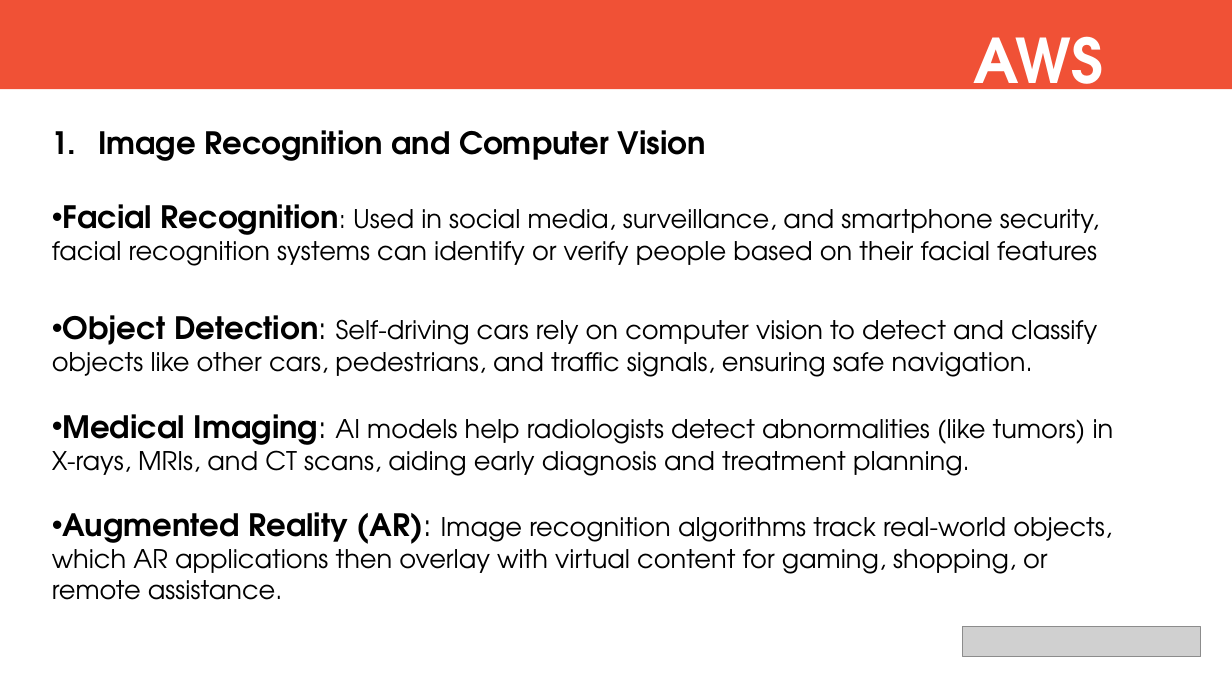
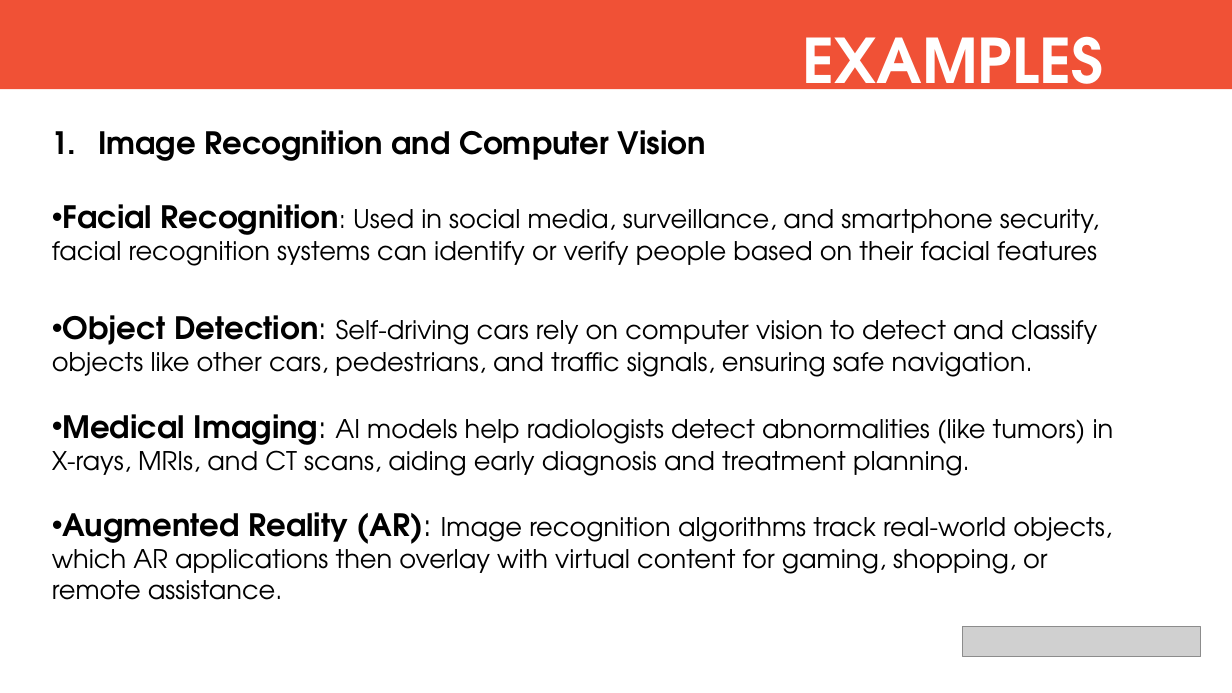
Before and after one commit to prabhaadevi123/IT-FACEPREP, a slide deck: slide 4 of MACHINE LEARNING PPT.pptx (slide 11 before the commit). Drawn at 1232x693 pixels with LibreOffice and Linux fonts; fonts in the diff are those of the drawing; grey boxes stand for pictures. Boxes give left, top, right and bottom in pixels: in the first picture for what was removed or moved away, otherwise in the second. Text is boxed around its words. In the diff, an @@ line names an element or a change of style, - is before the commit and + after.

```diff
--- a/MACHINE LEARNING PPT.pptx
+++ b/MACHINE LEARNING PPT.pptx
@@ text at <box>803,36,1104,109</box>: text changed @@
-AWS
+EXAMPLES
```
Also in this commit, not shown: 3 other slides changed, 11 slides added, 9 slides removed.
